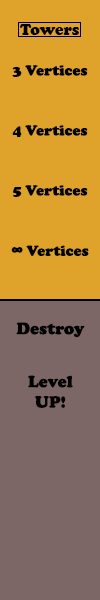
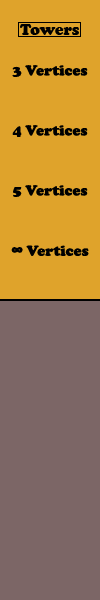
Layered file, before and after one edit (100 × 600). Changes by layer:
removed layer "Level UP!" over [28, 375, 73, 408]
removed layer "Destroy" over [16, 322, 85, 338]
